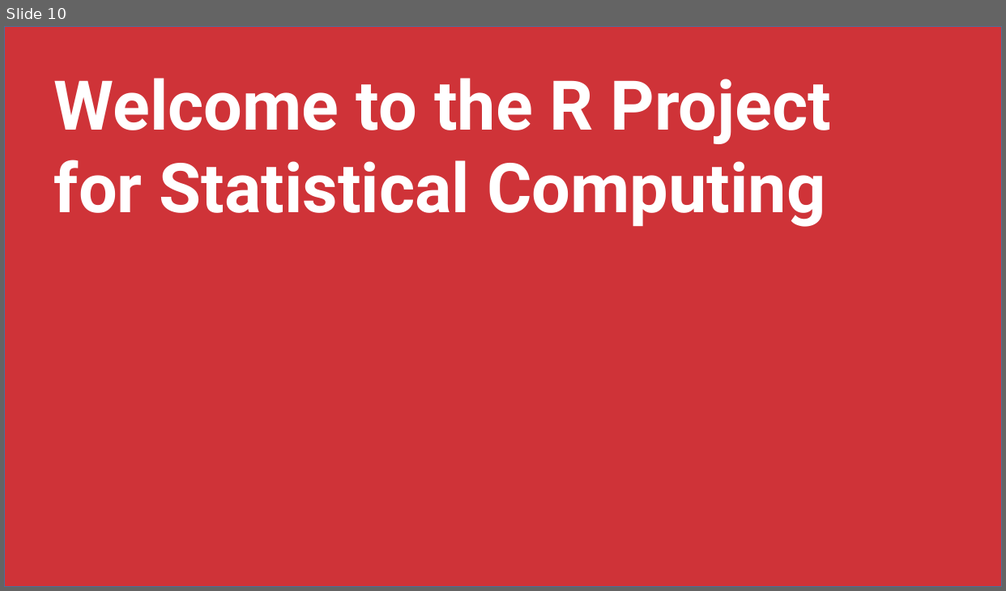
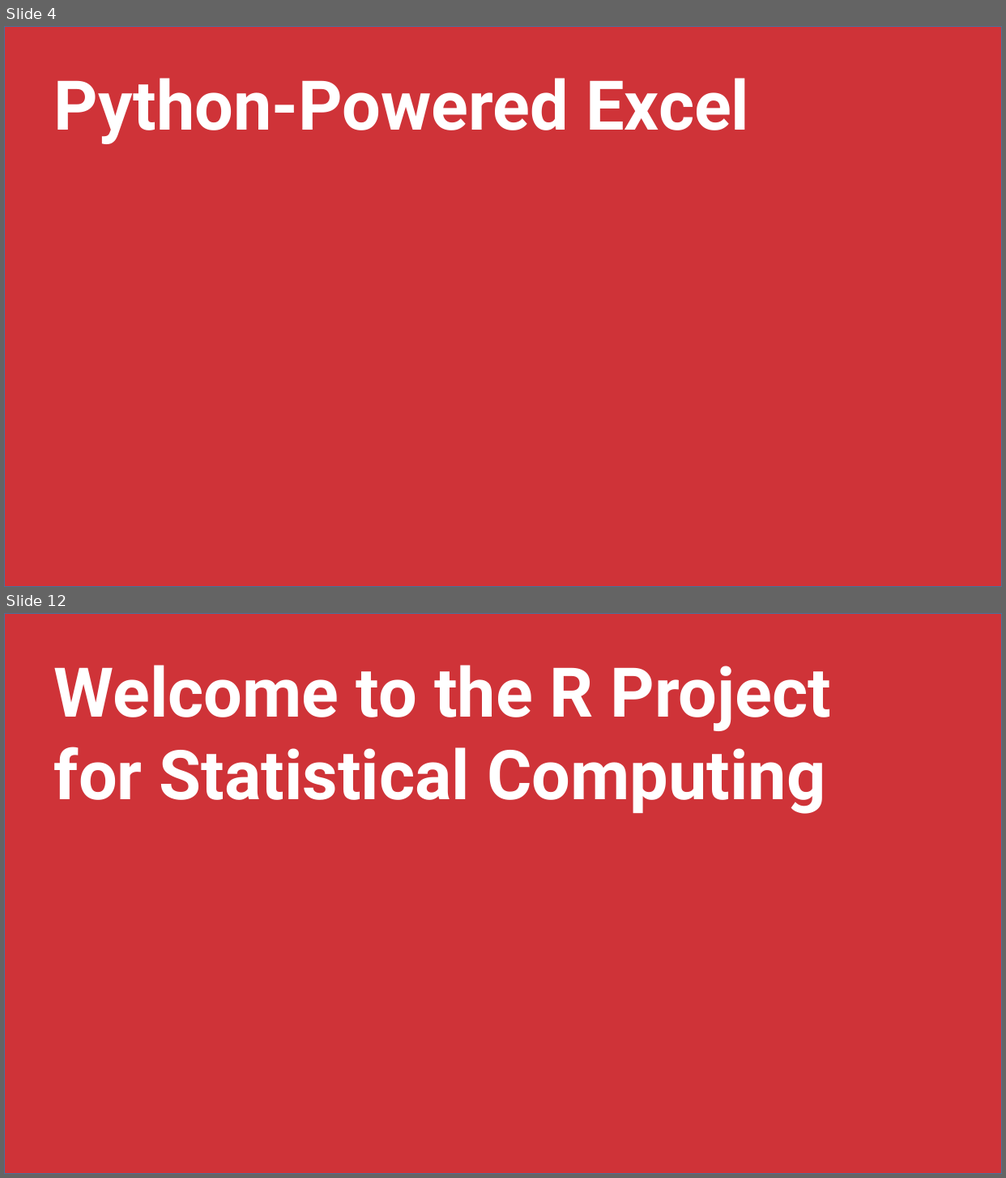
Before and after one commit to stringfestdata/rmb-aina-meetup, a slide deck: rmb-aina-meetup.pptx. Shown one above the other, each under a label of ours: slide 10 before the commit, slides 4 and 12 after it; the slides between them are not shown. The pictures are 1006x591 and 1006x1178 pixels, drawn with LibreOffice and Linux fonts; fonts in the diff are those of the drawing. Boxes give left, top, right and bottom in pixels: in the first picture for what was removed or moved away, otherwise in the second. Text is boxed around its words. In the diff, an @@ line names an element or a change of style, - is before the commit and + after.

```diff
--- a/rmb-aina-meetup.pptx
+++ b/rmb-aina-meetup.pptx
@@ slide 4 added at [4,26,1002,587], background #FFFFFF @@
@@ rectangle added at [4,26,1002,587], fill #CF3338, outline #43739E 1 pt @@
@@ text added at [54,78,749,144], 66 pt, text #FFFFFF, bold @@
+Python-Powered Excel
@@ what was slide 10 is now slide 12 @@
```
Also in this commit, not shown: 4 slides changed, 6 other slides added, 19 slides removed, 9 other files.
